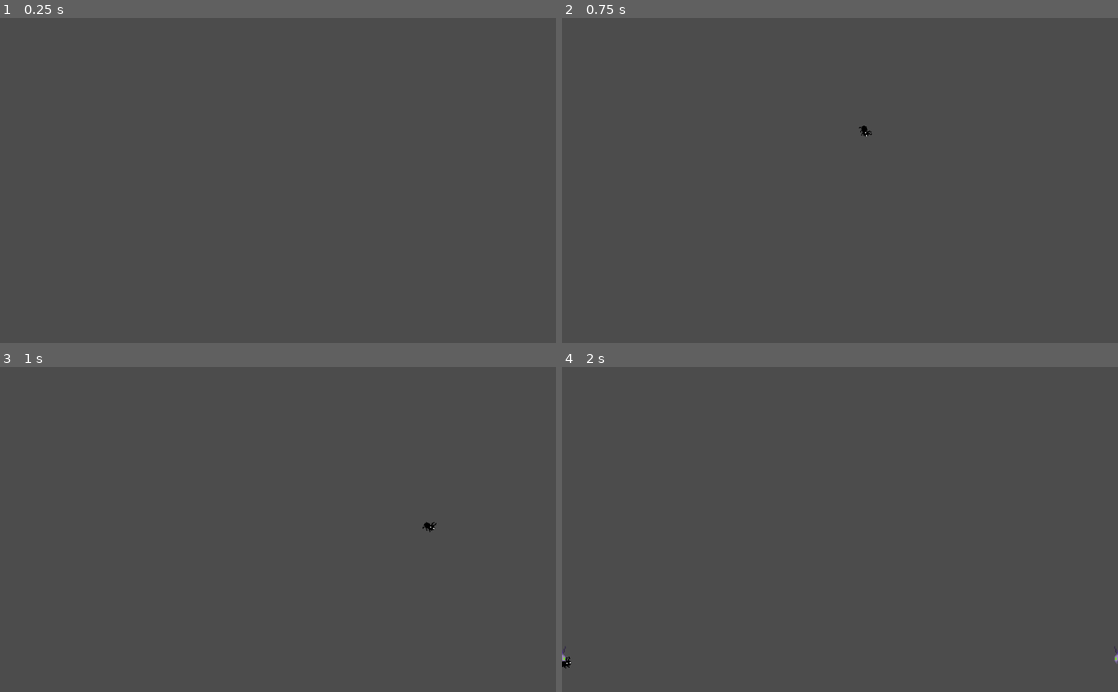
Above: before the commit, frames 1-4 (two rows, left to right).
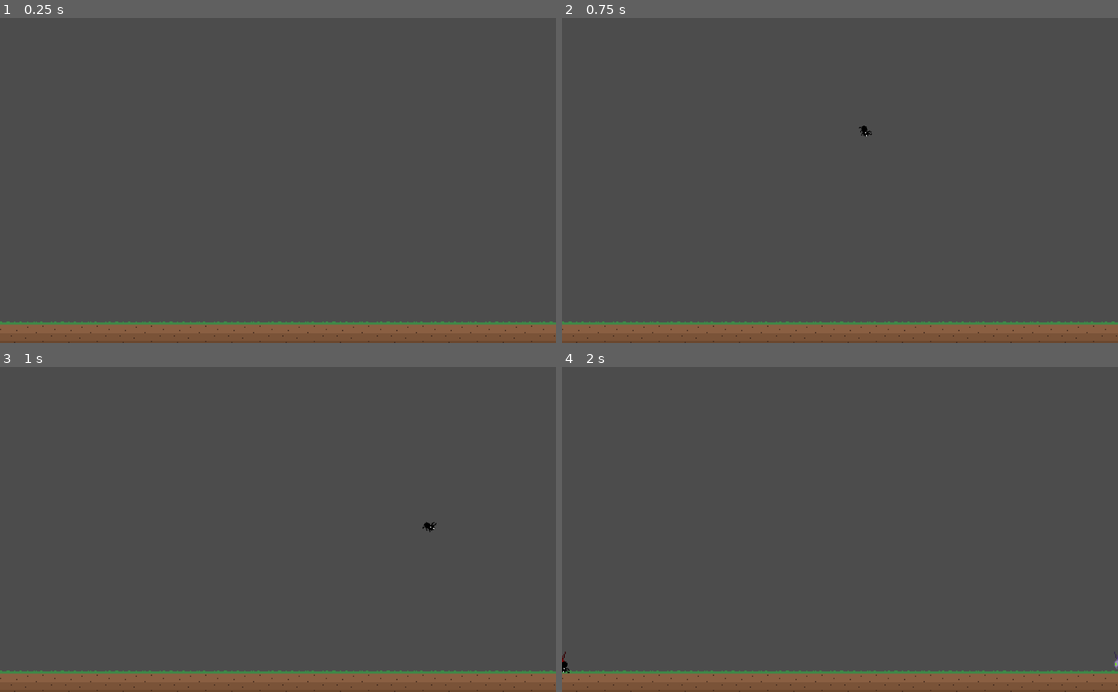
Above: after the commit, the same moments.

Repository: asafigan/game-off-2021
Game: Godot game, scene res://src/BattleField.tscn
The game is run twice, just before and just after one commit, with the same random seed, the same clock (stepped at 60 frames per second) and the same inputs.
Inputs (mouse positions are in pixels of both pictures, inside the frame that each line leads up to):
- Up to frame 1 (0.25 s): no input
- Up to frame 2 (0.75 s): tap Enter at 0.5 s; move the mouse to (962, 164) at 0.52 s; click (962, 164) at 0.67 s
- Up to frame 3 (1 s): no input
- Up to frame 4 (2 s): drag from (728, 545) to (840, 656) at 1.27 s

The runs differ from the first frame. In frame 1, 6.5% of the frame differs, in the area x 0-100%, y 93-100%; in frame 2, 6.5%; in frame 3, 6.5%; in frame 4, 6.6%, in the area x 0-100%, y 85-100%.

Commit message:
feat: :sparkles: added dirt floor tilemap

Diff:
--- a/src/BattleField.tscn
+++ b/src/BattleField.tscn
@@ -1,10 +1,11 @@
-[gd_scene load_steps=8 format=2]
+[gd_scene load_steps=11 format=2]
 
 [ext_resource path="res://src/catapult/projectiles/AntProjectile.tscn" type="PackedScene" id=1]
 [ext_resource path="res://src/creatures/ShroomBeetle.tscn" type="PackedScene" id=2]
 [ext_resource path="res://src/catapult/Catapult.tscn" type="PackedScene" id=3]
 [ext_resource path="res://src/Spawner.tscn" type="PackedScene" id=4]
 [ext_resource path="res://src/Base.tscn" type="PackedScene" id=5]
+[ext_resource path="res://assets/dirt.png" type="Texture" id=6]
 
 [sub_resource type="RectangleShape2D" id=1]
 extents = Vector2( 656, 40 )
@@ -12,14 +13,35 @@
 [sub_resource type="RectangleShape2D" id=2]
 extents = Vector2( 48, 496 )
 
+[sub_resource type="ConvexPolygonShape2D" id=4]
+points = PoolVector2Array( 0, 3, 50, 3, 50, 50, 0, 50 )
+
+[sub_resource type="TileSet" id=3]
+0/name = "dirt.png 0"
+0/texture = ExtResource( 6 )
+0/tex_offset = Vector2( 0, 0 )
+0/modulate = Color( 1, 1, 1, 1 )
+0/region = Rect2( 0, 0, 50, 50 )
+0/tile_mode = 0
+0/occluder_offset = Vector2( 0, 0 )
+0/navigation_offset = Vector2( 0, 0 )
+0/shape_offset = Vector2( 0, 0 )
+0/shape_transform = Transform2D( 1, 0, 0, 1, 0, 0 )
+0/shape = SubResource( 4 )
+0/shape_one_way = false
+0/shape_one_way_margin = 1.0
+0/shapes = [ {
+"autotile_coord": Vector2( 0, 0 ),
+"one_way": false,
+"one_way_margin": 1.0,
+"shape": SubResource( 4 ),
+"shape_transform": Transform2D( 1, 0, 0, 1, 0, 0 )
+} ]
+0/z_index = 0
+
 [node name="Node2D" type="Node2D"]
 
 [node name="StaticBody2D" type="StaticBody2D" parent="."]
-
-[node name="CollisionShape2D" type="CollisionShape2D" parent="StaticBody2D"]
-modulate = Color( 0.160784, 1, 0, 1 )
-position = Vector2( 512, 592 )
-shape = SubResource( 1 )
 
 [node name="CollisionShape2D4" type="CollisionShape2D" parent="StaticBody2D"]
 modulate = Color( 0.160784, 1, 0, 1 )
@@ -48,4 +70,14 @@
 facing = Vector2( -1, 0 )
 
 [node name="Base" parent="." instance=ExtResource( 5 )]
-position = Vector2( 512, 552 )
+position = Vector2( 512, 560 )
+
+[node name="TileMap" type="TileMap" parent="."]
+position = Vector2( 88, -544 )
+scale = Vector2( 2, 2 )
+tile_set = SubResource( 3 )
+cell_size = Vector2( 50, 50 )
+cell_quadrant_size = 50
+collision_mask = 0
+format = 1
+tile_data = PoolIntArray( 786429, 0, 0, 786430, 0, 0, 786431, 0, 0, 720896, 0, 0, 720897, 0, 0, 720898, 0, 0, 720899, 0, 0, 720900, 0, 0, 720901, 0, 0, 720902, 0, 0, 720903, 0, 0, 720904, 0, 0, 720905, 0, 0, 720906, 0, 0 )
Binary file added: assets/dirt.png
Not shown, added: assets/dirt.png.import
